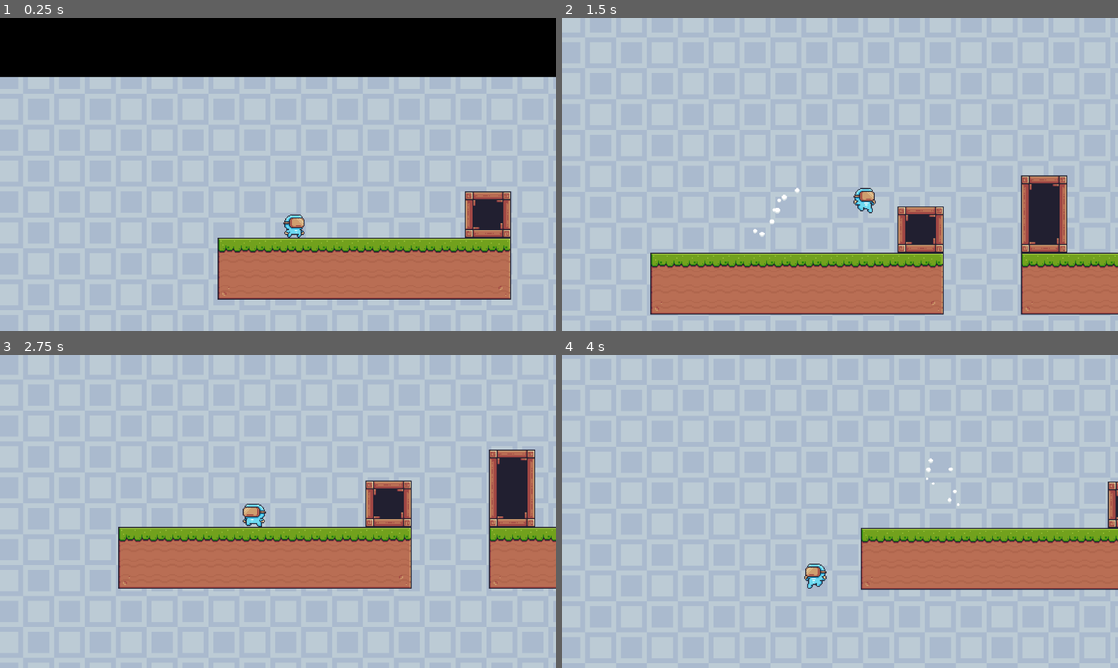
Above: before the commit, frames 1-4 (two rows, left to right).
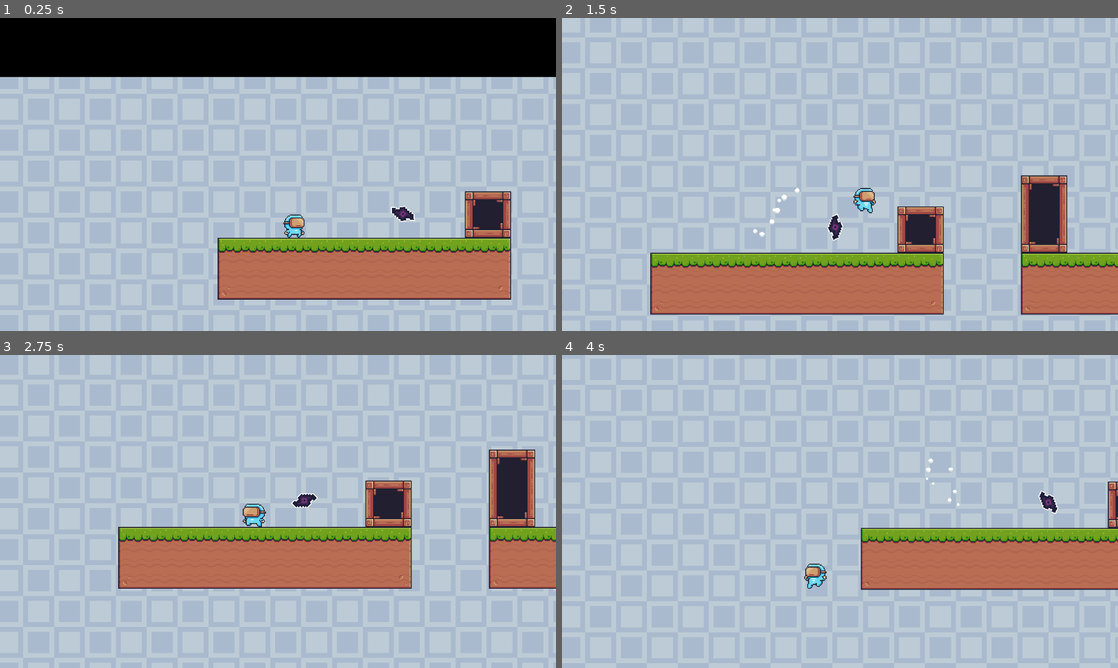
Above: after the commit, the same moments.

Repository: Zitronekoma30/SmallPlatformer
Game: Godot game, scene res://Levels/level_1.tscn
Same seed, same stepped clock (60 frames per second), same inputs: the game is played once before the commit and once after it. Sound files missing from this copy of the repository are replaced by a short silence.
Inputs:
- Up to frame 1 (0.25 s): no input
- Up to frame 2 (1.5 s): hold D (move_right) from 0.53 s (still down); tap E (interact) at 0.6, 1.35 s; tap Space (jump) at 0.77 s
- Up to frame 3 (2.75 s): tap Space (jump) at 1.52 s; release D (move_right) at 2.03 s; hold A (move_left) from 2.03 s (still down); tap E (interact) at 2.1 s
- Up to frame 4 (4 s): keep holding A (move_left); tap E (interact) at 2.85, 3.6 s; tap Space (jump) at 3.02, 3.77 s

The runs differ from the first frame. In frame 1, 0.2% of the frame differs, in the area x 70-75%, y 60-66%; in frame 2, 0.2%; in frame 3, 0.2%; in frame 4, 0.2%.

Commit message:
implemented teleporter functionality

Diff:
--- a/Levels/level_1.tscn
+++ b/Levels/level_1.tscn
@@ -6,6 +6,7 @@
 [ext_resource type="PackedScene" uid="uid://c53x0pmca51sb" path="res://Objects/death_box.tscn" id="4_o1ubu"]
 [ext_resource type="PackedScene" uid="uid://by3158gnf4lcc" path="res://Objects/goal.tscn" id="5_3ynem"]
 [ext_resource type="PackedScene" uid="uid://dhgx3yf83qfni" path="res://Objects/fruit.tscn" id="6_gse2l"]
+[ext_resource type="PackedScene" uid="uid://clwf1l4n5y3ex" path="res://Objects/teleporter.tscn" id="7_p6rns"]
 
 [node name="Level1" type="Node2D"]
 
@@ -34,6 +35,13 @@
 [node name="Fruit3" parent="." instance=ExtResource("6_gse2l")]
 position = Vector2(343, 400)
 
+[node name="Teleporter" parent="." node_paths=PackedStringArray("destination") instance=ExtResource("7_p6rns")]
+position = Vector2(193, 214)
+destination = NodePath("../Marker2D")
+
 [node name="Player" parent="." instance=ExtResource("3_vjdkm")]
 position = Vector2(79, 209)
 current_level = "res://Levels/level_1.tscn"
+
+[node name="Marker2D" type="Marker2D" parent="."]
+position = Vector2(807, 177)
--- a/Objects/teleporter.gd
+++ b/Objects/teleporter.gd
@@ -1,6 +1,8 @@
 extends Area2D
 
-@onready var sprite = $Sprite2D
+@export var destination: Marker2D
+
+@onready var sprite := $Sprite2D
 
 # Called when the node enters the scene tree for the first time.
 func _ready():
@@ -10,3 +12,12 @@
 # Called every frame. 'delta' is the elapsed time since the previous frame.
 func _process(delta):
 	sprite.rotation += 0.1
+
+func teleport(player: CharacterBody2D) -> void:
+	player.global_position = destination.global_position
+
+func _on_body_entered(body: Node2D) -> void:
+	if body.is_in_group("player"): body.interact.connect(teleport)
+
+func _on_body_exited(body: Node2D) -> void:
+	if body.is_in_group("player"): body.interact.disconnect(teleport)
--- a/Objects/teleporter.tscn
+++ b/Objects/teleporter.tscn
@@ -15,3 +15,6 @@
 
 [node name="Sprite2D" type="Sprite2D" parent="."]
 texture = ExtResource("1_b0w0c")
+
+[connection signal="body_entered" from="." to="." method="_on_body_entered"]
+[connection signal="body_exited" from="." to="." method="_on_body_exited"]
Not shown: 1 places in Levels/level_1.tscn that only renumber resources
